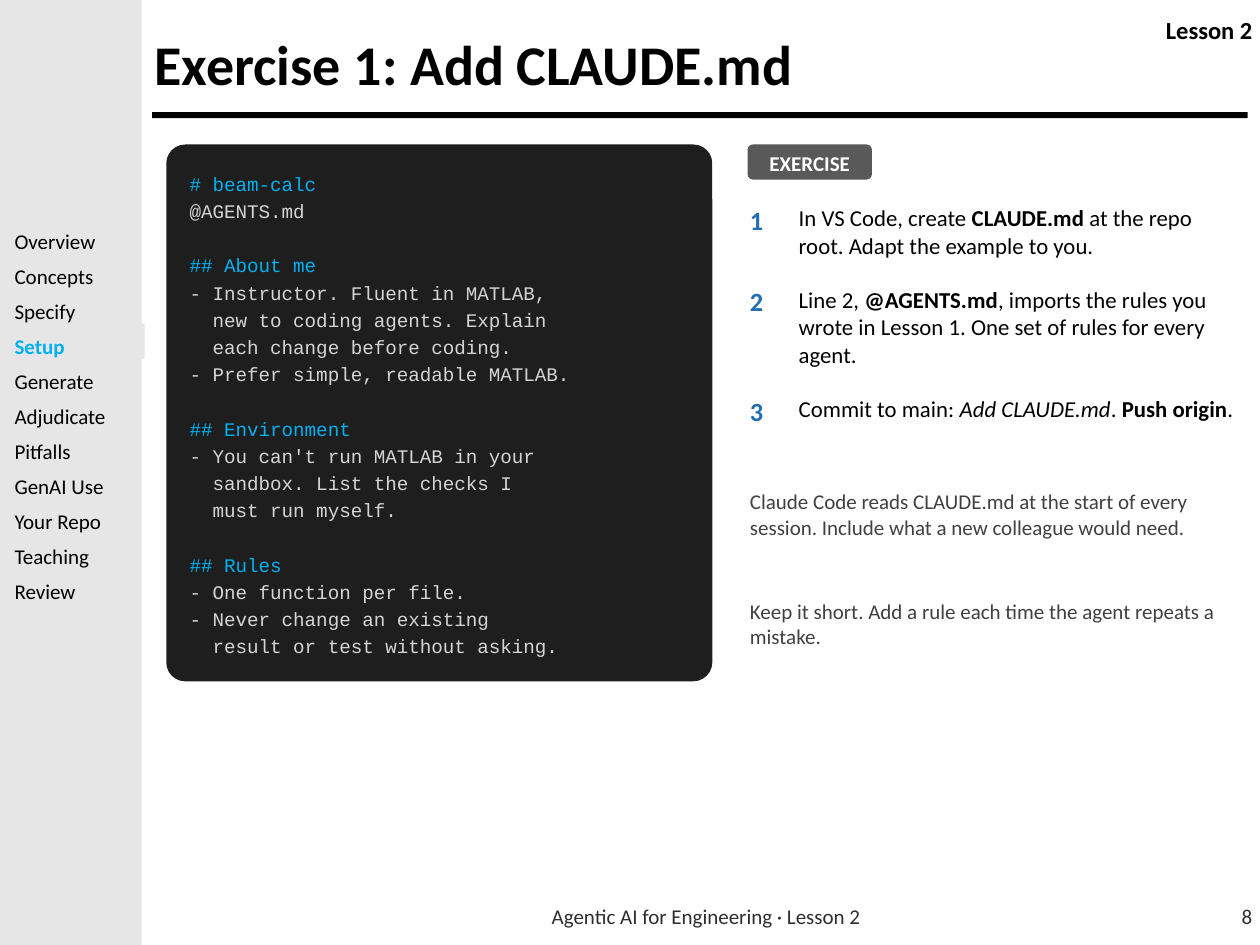
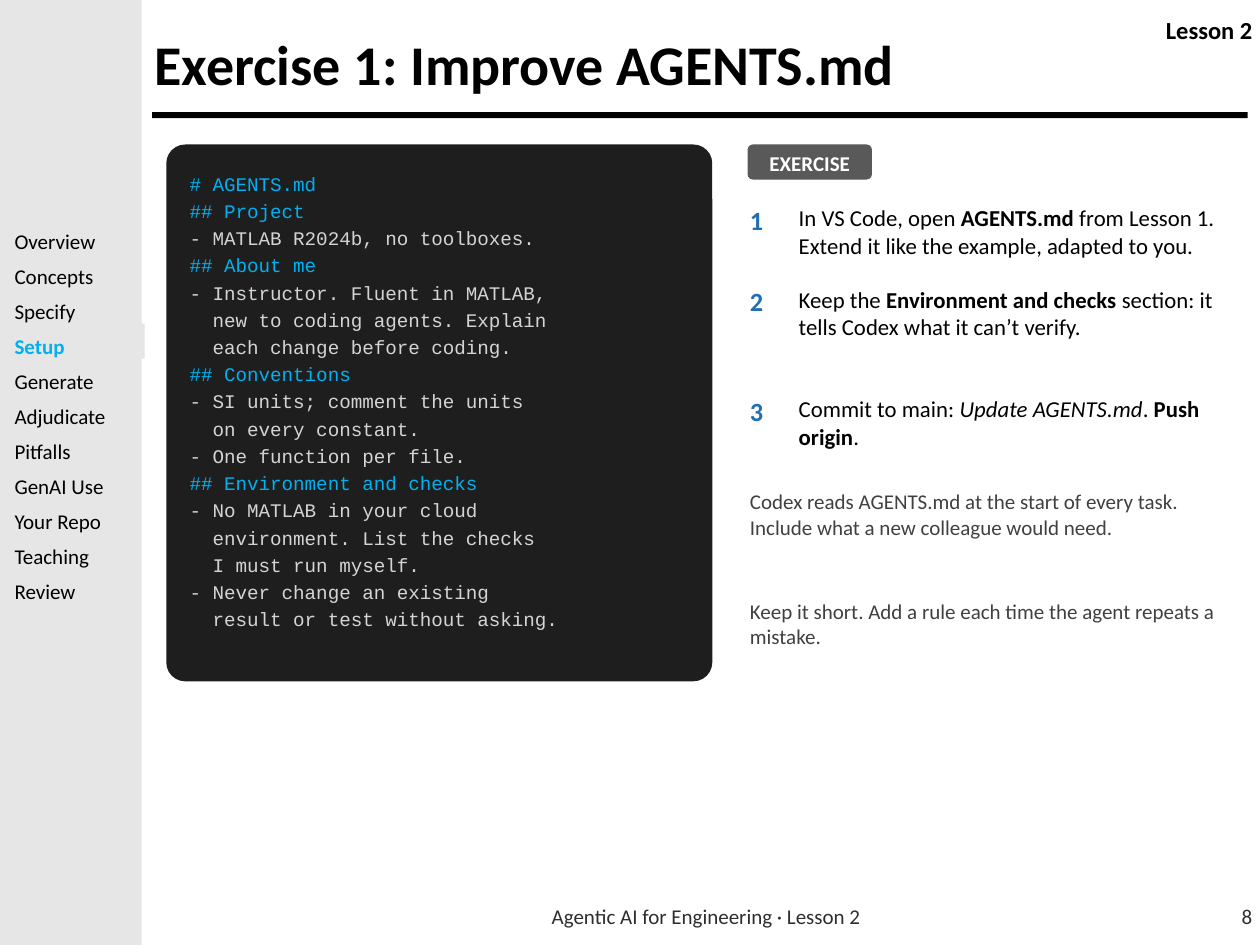
Before and after one commit to usafa-dfas/Agentic-AI-for-Engineering, a slide deck: slide 8 of Lesson Material/LSN 2 - Introduction to Agentic AI for Coding/Agentic_AI_for_Engineering_Lesson_2.pptx. Drawn at 1260x945 pixels with LibreOffice and Linux fonts; fonts in the diff are those of the drawing; background and template pictures are left out. Boxes give left, top, right and bottom in pixels: in the first picture for what was removed or moved away, otherwise in the second. Text is boxed around its words. In the diff, an @@ line names an element or a change of style, - is before the commit and + after.

```diff
--- a/Lesson Material/LSN 2 - Introduction to Agentic AI for Coding/Agentic_AI_for_Engineering_Lesson_2.pptx
+++ b/Lesson Material/LSN 2 - Introduction to Agentic AI for Coding/Agentic_AI_for_Engineering_Lesson_2.pptx
@@ title at bbox=[155, 45, 893, 94]: text changed @@
-Exercise 1: Add CLAUDE.md
+Exercise 1: Improve AGENTS.md
@@ text at bbox=[213, 177, 535, 249]: text changed; text colour #00B0F0 to #D4D4D4 @@
-# beam-calc
-@AGENTS.md
+# AGENTS.md
+## Project
+- MATLAB R2024b, no toolboxes.
@@ text at bbox=[799, 210, 1214, 258]: text changed @@
-In VS Code, create CLAUDE.md at the repo root. Adapt the example to you.
+In VS Code, open AGENTS.md from Lesson 1. Extend it like the example, adapted to you.
@@ text at bbox=[799, 292, 1213, 339]: text changed @@
-Line 2, @AGENTS.md, imports the rules you wrote in Lesson 1. One set of rules for every agent.
+Keep the Environment and checks section: it tells Codex what it can’t verify.
@@ text at bbox=[213, 368, 524, 440]: text changed @@
-- Prefer simple, readable MATLAB.
-## Environment
-- You can't run MATLAB in your
-sandbox. List the checks I
-must run myself.
-## Rules
+## Conventions
+- SI units; comment the units
+on every constant.
@@ text at bbox=[799, 401, 1200, 449]: text changed @@
-Commit to main: Add CLAUDE.md. Push origin.
+Commit to main: Update AGENTS.md. Push origin.
@@ text at bbox=[213, 477, 535, 576]: paragraphs added @@
+## Environment and checks
+- No MATLAB in your cloud
+environment. List the checks
+I must run myself.
@@ text at bbox=[750, 494, 1178, 539]: text changed @@
-Claude Code reads CLAUDE.md at the start of every session. Include what a new colleague would need.
+Codex reads AGENTS.md at the start of every task. Include what a new colleague would need.
```
Also in this commit, not shown: 18 other slides changed, 5 other files.
